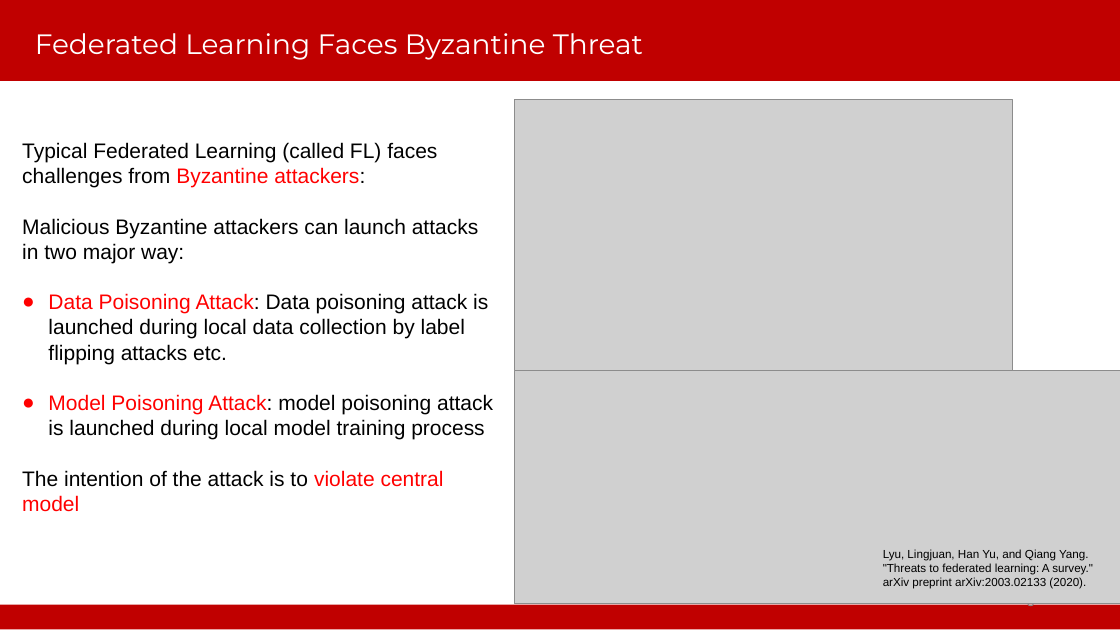
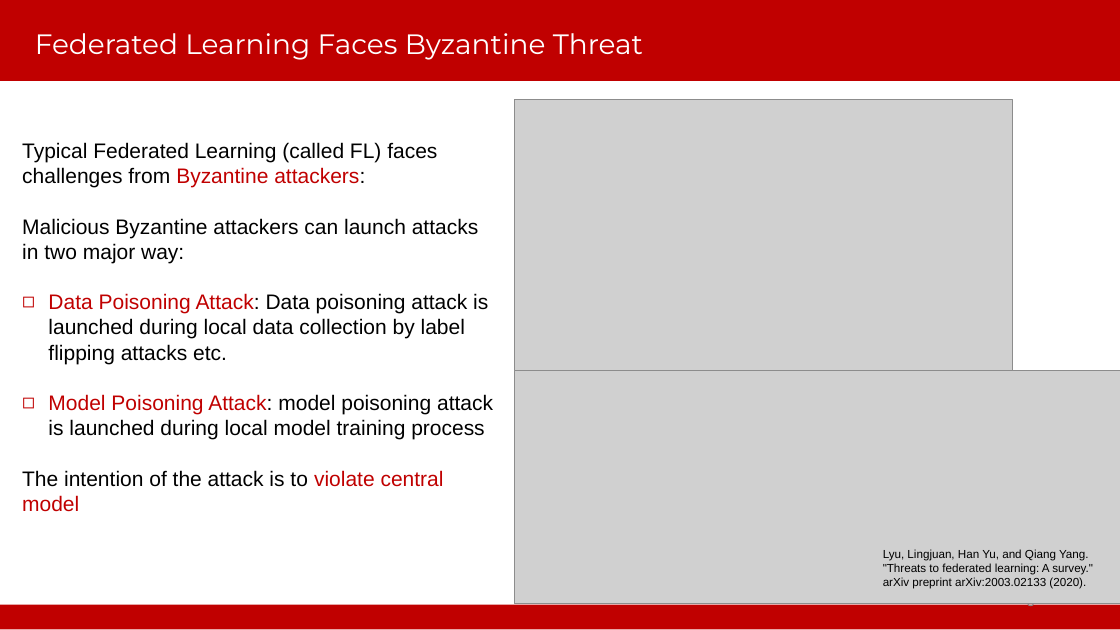
Before and after one commit to WhileBug/FLPhish, a slide deck: slide 3 of PPT/SecFL-Beibei Li.pptx. Drawn at 1120x630 pixels with LibreOffice and Linux fonts; fonts in the diff are those of the drawing; grey boxes stand for pictures; background and template pictures are left out. Boxes give left, top, right and bottom in pixels: in the first picture for what was removed or moved away, otherwise in the second. Text is boxed around its words. In the diff, an @@ line names an element or a change of style, - is before the commit and + after.

```diff
--- a/PPT/SecFL-Beibei Li.pptx
+++ b/PPT/SecFL-Beibei Li.pptx
@@ text at <box>22,142,493,512</box>: text colour #FF0000 to #C00000 in "Byzantine attackers:", "Data Poisoning Attack:", "Model Poisoning Attack:", "violate central model"; bullet ● to ◻ @@
```
Also in this commit, not shown: 4 other slides changed, 3 slides removed.
